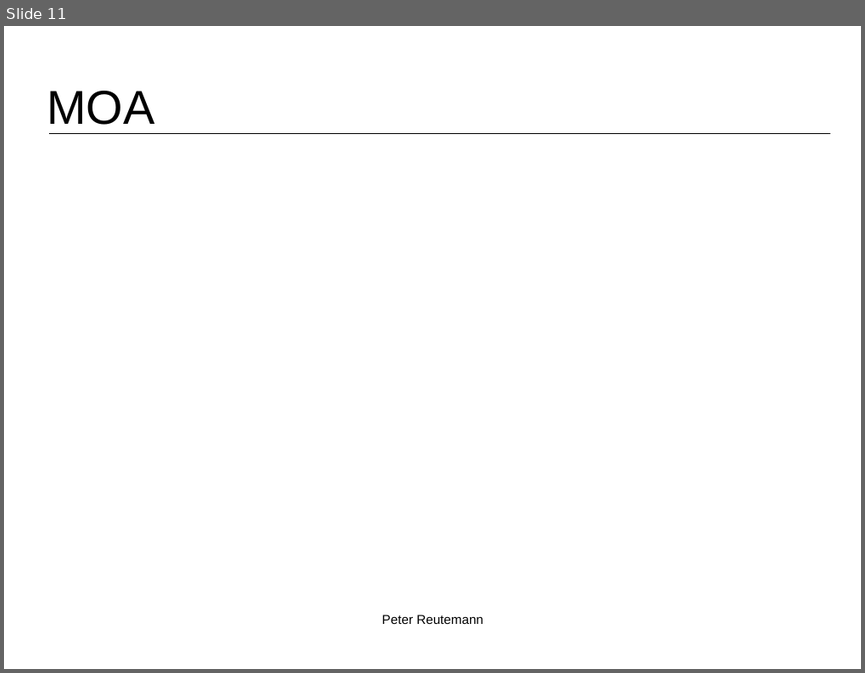
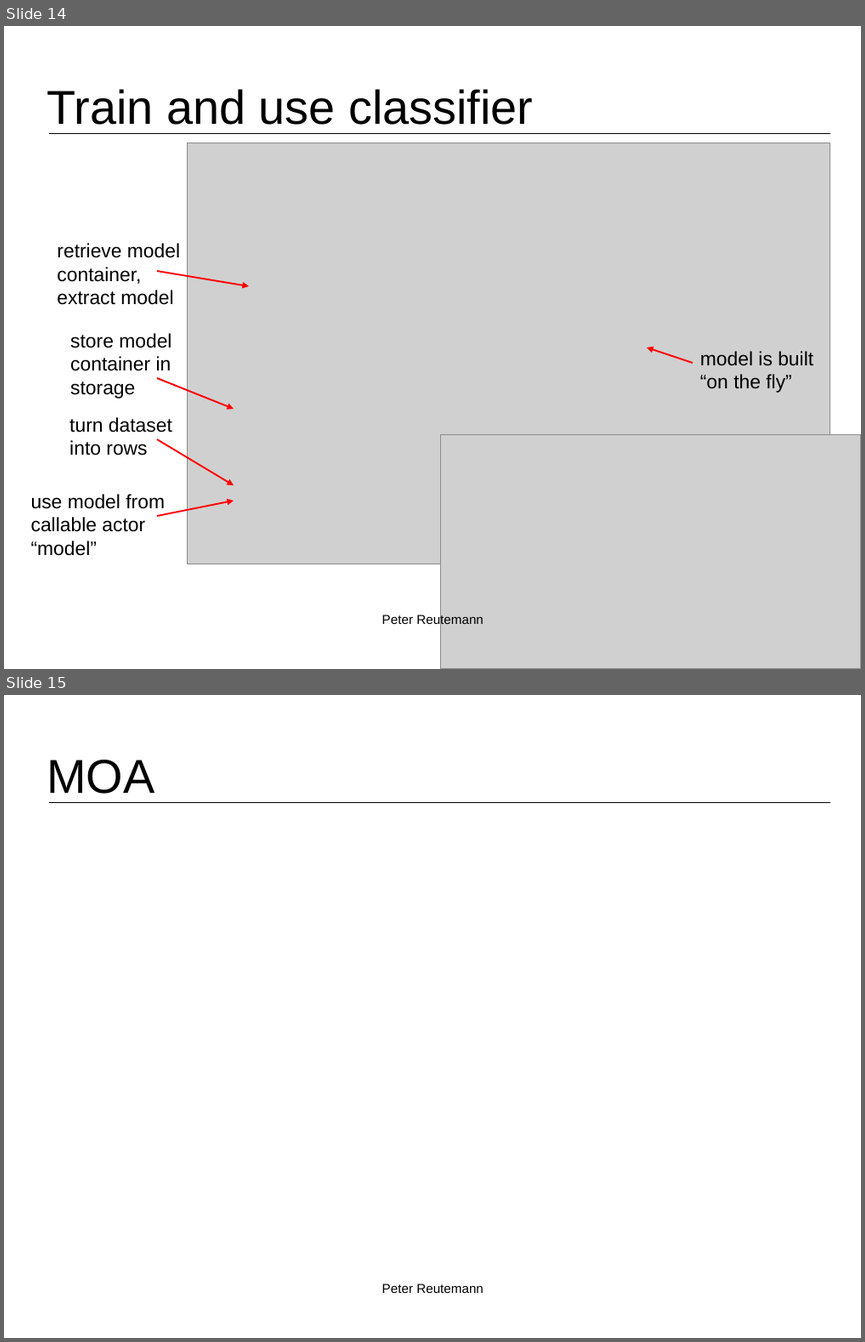
Before and after one commit to fracpete/kuching-2015, a slide deck: 2_basic_flows/kuching2015_basic_flows-2-machine_learning.odp. Shown one above the other, each under a label of ours: slide 11 before the commit, slides 14 and 15 after it. The pictures are 865x673 and 865x1342 pixels, drawn with LibreOffice and Linux fonts; fonts in the diff are those of the drawing; grey boxes stand for pictures; background and template pictures are left out. Boxes give left, top, right and bottom in pixels: in the first picture for what was removed or moved away, otherwise in the second. Text is boxed around its words. In the diff, an @@ line names an element or a change of style, - is before the commit and + after.

```diff
--- a/2_basic_flows/kuching2015_basic_flows-2-machine_learning.odp
+++ b/2_basic_flows/kuching2015_basic_flows-2-machine_learning.odp
@@ slide 14 added at <box>4,26,861,669</box>, background #FFFFFF; not listed: 1 template element that a slide beside it also shows @@
@@ title added at <box>46,89,533,125</box>, 44 pt, text #000000 @@
+Train and use classifier
@@ picture added at <box>188,142,830,563</box> @@
@@ text added at <box>57,243,180,305</box>, 18 pt, text #000000 @@
+retrieve model
+container,
+extract model
@@ arrow added from (157, 271) to (249, 286), #FF0000 1.5 pt @@
@@ text added at <box>70,333,171,398</box>, 18 pt, text #000000 @@
+store model
+container in
+storage
@@ arrow added from (692, 363) to (647, 347), #FF0000 1.5 pt @@
@@ text added at <box>700,351,813,392</box>, 18 pt, text #000000 @@
+model is built
+“on the fly”
@@ arrow added from (157, 378) to (234, 408), #FF0000 1.5 pt @@
@@ text added at <box>69,417,172,455</box>, 18 pt, text #000000 @@
+turn dataset
+into rows
@@ arrow added from (157, 439) to (234, 486), #FF0000 1.5 pt @@
@@ picture added at <box>441,434,861,669</box> @@
@@ text added at <box>31,494,165,556</box>, 18 pt, text #000000 @@
+use model from
+callable actor
+“model”
@@ arrow added from (157, 516) to (234, 500), #FF0000 1.5 pt @@
@@ text added at <box>382,613,483,627</box>, 12 pt, text #000000 @@
+Peter Reutemann
@@ what was slide 11 is now slide 15 @@
```
Also in this commit, not shown: 3 other slides added, 13 other files.
